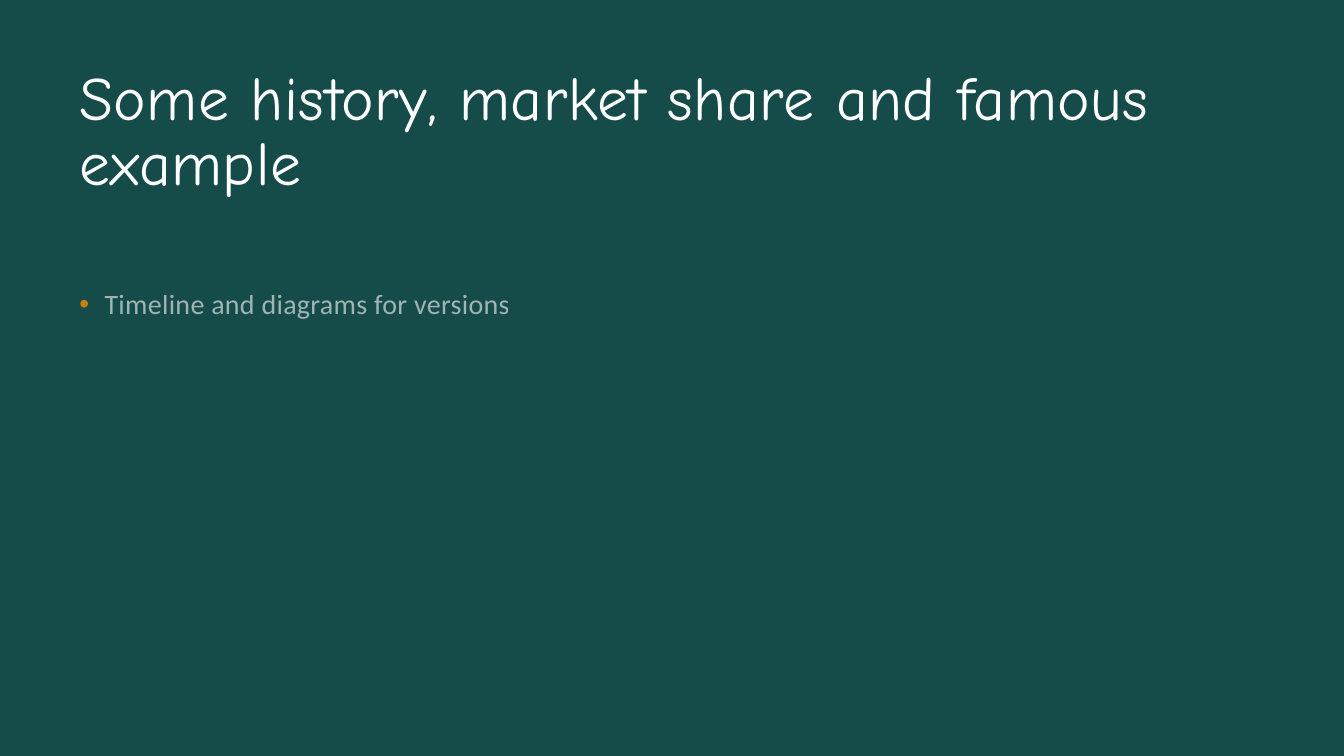
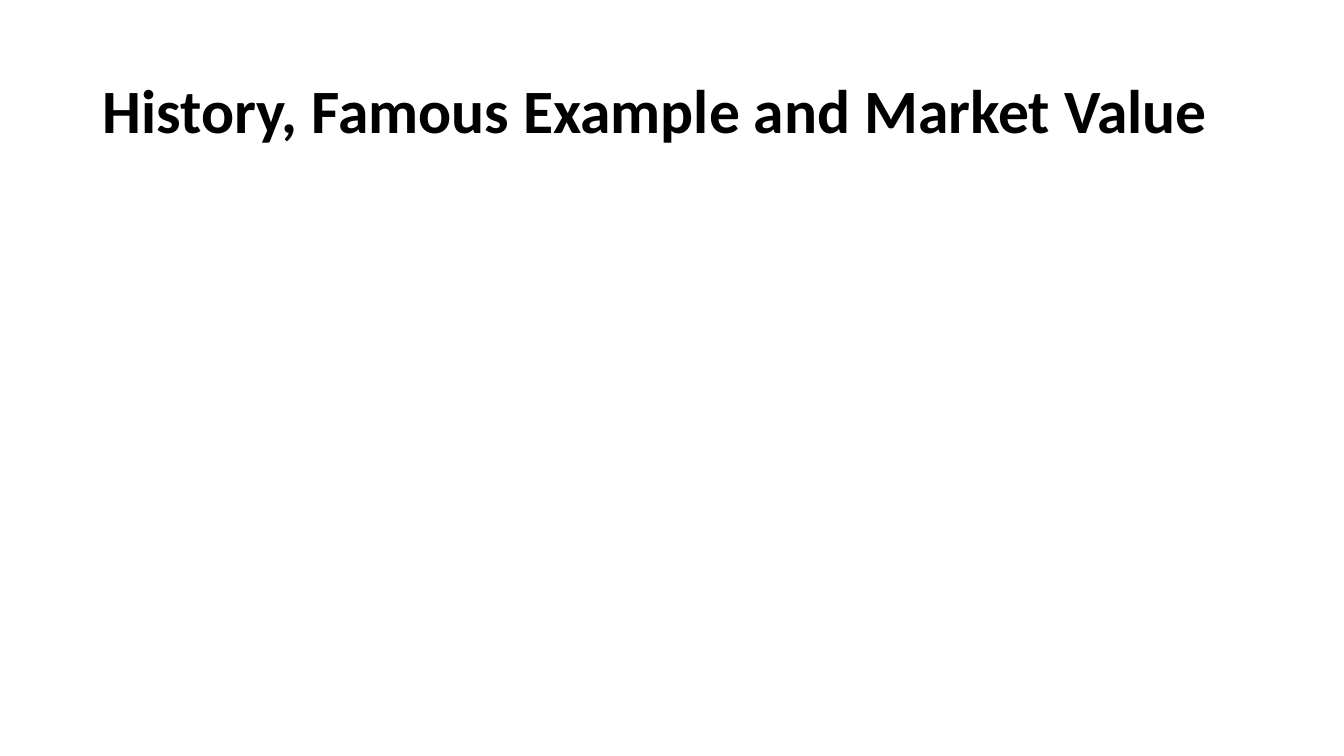
Before and after one commit to AntonioPirani/SQLiteProject, a slide deck: slide 7 of Presentation.pptx (slide 6 before the commit). Drawn at 1344x756 pixels with LibreOffice and Linux fonts; fonts in the diff are those of the drawing. Boxes give left, top, right and bottom in pixels: in the first picture for what was removed or moved away, otherwise in the second. Text is boxed around its words. In the diff, an @@ line names an element or a change of style, - is before the commit and + after.

Commit message:
initial 2 slide + history update

```diff
--- a/Presentation.pptx
+++ b/Presentation.pptx
@@ background #0B2827 to #FFFFFF @@
@@ rectangle removed at (x1=0, y1=0, x2=1344, y2=756) @@
@@ title "History, Famous Example and Market ..." at (x1=102, y1=89, x2=1207, y2=143): vertical alignment top to middle @@
@@ title at (x1=102, y1=89, x2=1207, y2=143): text changed; font Comic Neue to Calibri; text colour #FFFFFF to #000000; bold on @@
-Some history, market share and famous example
+History, Famous Example and Market Value
@@ text removed at (x1=105, y1=295, x2=509, y2=319) @@
-• Timeline and diagrams for versions
```
Also in this commit, not shown: 5 other slides changed, 3 slides added, 3 slides removed.
